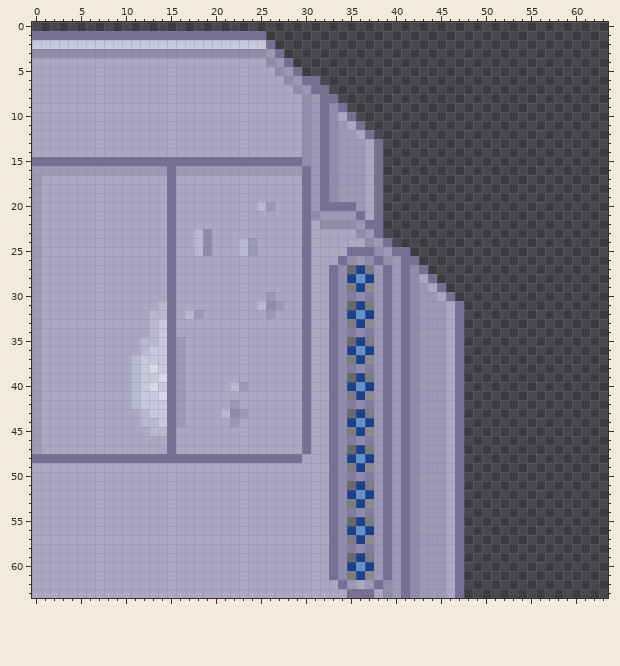
Two versions of one pixel-art sprite, Resources/Facilities/crashed_ship_righthangar.png. That is the earlier state.
The file is 64x64 pixels.
New version:
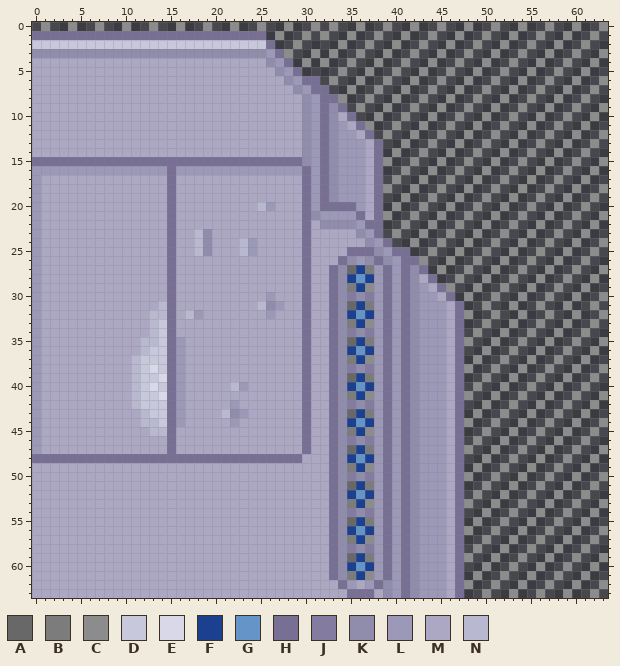
Palette (. is transparent): A #686868  B #7c7c7c  C #8c8c8c  D #c8c8dc  E #d8d8e8  F #1c4090  G #6494c8  H #787094  J #847ca0  K #908cac  L #9c98b8  M #aca8c4  N #b8b8d0
The exact change:
Changed rows in their new state; - is an unchanged pixel.
first column x 1:
 0 C--C--C--C--C--C--C--C--C--C--C-C--C--C--C--C--C--C--C--C--C--C
 1 --------------------------C--C-C--C--C--C--C--C--C--C--C--C--C-
 2 ----------------------------C----C--C--C--C--C--C--C--C--C--C--
 3 ---------------------------C--C-C--C--C--C--C--C--C--C--C--C--C
 4 -----------------------------C-C--C--C--C--C--C--C--C--C--C--C-
 5 ---------------------------------C--C--C--C--C--C--C--C--C--C--
 6 --------------------------------C--C--C--C--C--C--C--C--C--C--C
 7 ----------------------------------C--C--C--C--C--C--C--C--C--C-
 8 ---------------------------------C--C--C--C--C--C--C--C--C--C--
 9 -----------------------------------C--C--C--C--C--C--C--C--C--C
10 -------------------------------------C--C--C--C--C--C--C--C--C-
11 ------------------------------------C--C--C--C--C--C--C--C--C--
12 --------------------------------------C--C--C--C--C--C--C--C--C
13 ----------------------------------------C--C--C--C--C--C--C--C-
14 ---------------------------------------C--C--C--C--C--C--C--C--
15 --------------------------------------C--C--C--C--C--C--C--C--C
16 ----------------------------------------C--C--C--C--C--C--C--C-
17 ---------------------------------------C--C--C--C--C--C--C--C--
18 --------------------------------------C--C--C--C--C--C--C--C--C
19 ----------------------------------------C--C--C--C--C--C--C--C-
20 ---------------------------------------C--C--C--C--C--C--C--C--
21 --------------------------------------C--C--C--C--C--C--C--C--C
22 ----------------------------------------C--C--C--C--C--C--C--C-
23 ---------------------------------------C--C--C--C--C--C--C--C--
24 -----------------------------------------C--C--C--C--C--C--C--C
25 -------------------------------------------C--C--C--C--C--C--C-
26 ------------------------------------------C--C--C--C--C--C--C--
27 --------------------------------------------C--C--C--C--C--C--C
28 ----------------------------------------------C--C--C--C--C--C-
29 ---------------------------------------------C--C--C--C--C--C--
30 -----------------------------------------------C--C--C--C--C--C
31 -------------------------------------------------C--C--C--C--C-
32 -----------------------------------------------C--C--C--C--C--C
33 -------------------------------------------------C--C--C--C--C-
34 ------------------------------------------------C--C--C--C--C--
35 -----------------------------------------------C--C--C--C--C--C
36 -------------------------------------------------C--C--C--C--C-
37 ------------------------------------------------C--C--C--C--C--
38 -----------------------------------------------C--C--C--C--C--C
39 -------------------------------------------------C--C--C--C--C-
40 ------------------------------------------------C--C--C--C--C--
41 -----------------------------------------------C--C--C--C--C--C
42 -------------------------------------------------C--C--C--C--C-
43 ------------------------------------------------C--C--C--C--C--
44 -----------------------------------------------C--C--C--C--C--C
45 -------------------------------------------------C--C--C--C--C-
46 ------------------------------------------------C--C--C--C--C--
47 -----------------------------------------------C--C--C--C--C--C
48 -------------------------------------------------C--C--C--C--C-
49 ------------------------------------------------C--C--C--C--C--
50 -----------------------------------------------C--C--C--C--C--C
51 -------------------------------------------------C--C--C--C--C-
52 ------------------------------------------------C--C--C--C--C--
53 -----------------------------------------------C--C--C--C--C--C
54 -------------------------------------------------C--C--C--C--C-
55 ------------------------------------------------C--C--C--C--C--
56 -----------------------------------------------C--C--C--C--C--C
57 -------------------------------------------------C--C--C--C--C-
58 ------------------------------------------------C--C--C--C--C--
59 -----------------------------------------------C--C--C--C--C--C
60 -------------------------------------------------C--C--C--C--C-
61 ------------------------------------------------C--C--C--C--C--
62 -----------------------------------------------C--C--C--C--C--C
63 -------------------------------------------------C--C--C--C--C-
Changed places in both pictures, as pixel boxes (x1, y1, x2, y2):
added: (41, 22, 608, 598)
